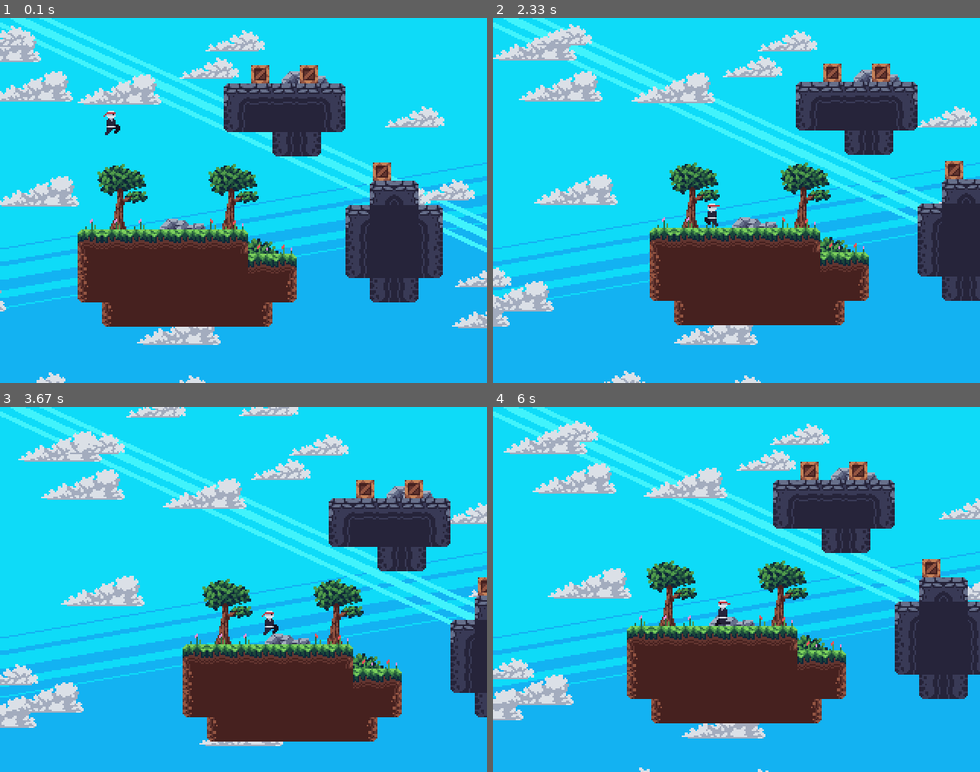
Above: before the commit, frames 1-4 (two rows, left to right).
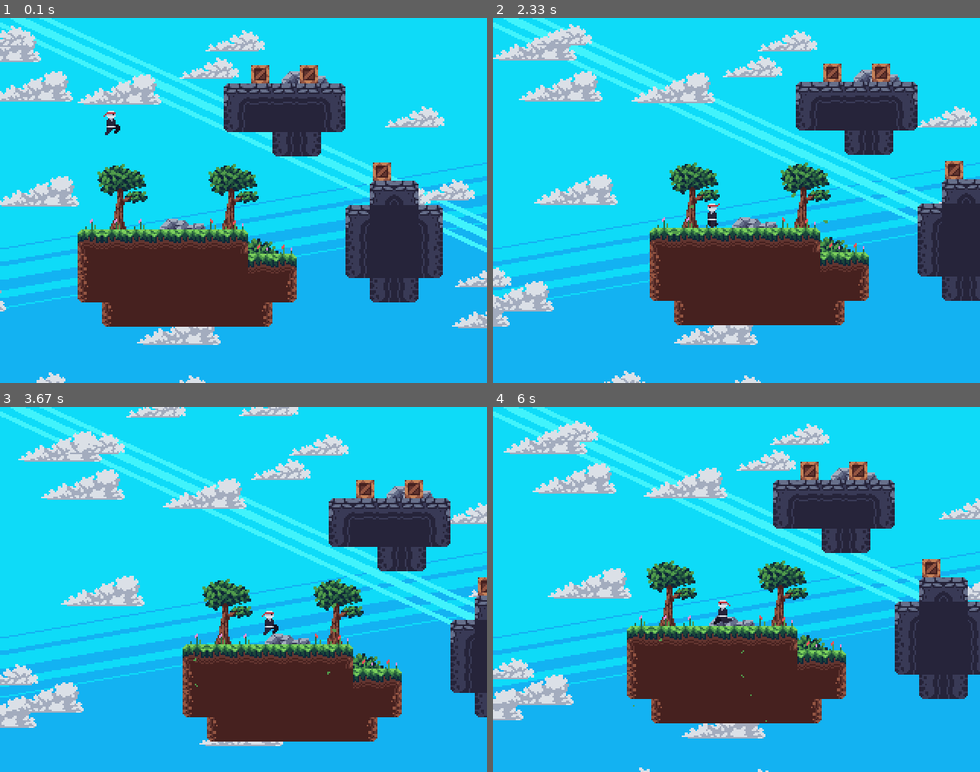
Above: after the commit, the same moments.

Repository: multizloy/python
Game: pygame game, started from pygame_platformer/game.py
Same seed, same stepped clock (60 frames per second), same inputs: the game is played once before the commit and once after it.
Inputs:
- Up to frame 1 (0.1 s): no input
- Up to frame 2 (2.33 s): hold Right 0.33-0.8 s; hold Up 0.83-1.13 s; hold Right 1.17-1.63 s; hold Left 1.67-2.2 s; hold Left from 2.23 s (still down)
- Up to frame 3 (3.67 s): release Left at 2.63 s; hold Up 2.67-3.03 s; hold Right from 3.07 s (still down)
- Up to frame 4 (6 s): release Right at 3.7 s; hold Left 3.73-4.2 s; hold Right 4.23-4.7 s; hold Up 4.73-5.03 s; hold Right 5.07-5.53 s; hold Left from 5.57 s (still down)

The runs differ from the first frame. In frame 1, less than 0.1% of the frame differs, in the area x 22-24%, y 41-43%; in frame 2, less than 0.1%, in the area x 37-69%, y 47-60%; in frame 3, less than 0.1%; in frame 4, less than 0.1%.

Commit message:
jump slide

Diff:
--- a/pygame_platformer/game.py
+++ b/pygame_platformer/game.py
@@ -1,9 +1,10 @@
-import pygame, sys
+import pygame, sys, random, math
 
 from scripts.entities import PhysicsEntity, Player
 from scripts.utils import load_image, load_images, Animation
 from scripts.tilemap import Tilemap
 from scripts.clouds import Clouds, Cloud
+from scripts.particle import Particle
 
 
 class Game:
@@ -27,11 +28,12 @@
             "background": load_image("background.png"),
             "clouds": load_images("clouds"),
             "player/idle": Animation(load_images("entities/player/idle"), img_dur=6),
-            "player/run": Animation(load_images("entities/player/run"), img_dur=4),
-            "player/jump": Animation(load_images("entities/player/jump"), img_dur=5),
-            "player/slide": Animation(load_images("entities/player/slide"), img_dur=5),
-            "player/wall_slide": Animation(
-                load_images("entities/player/wall_slide"), img_dur=5
+            "player/run": Animation(load_images("entities/player/run")),
+            "player/jump": Animation(load_images("entities/player/jump")),
+            "player/slide": Animation(load_images("entities/player/slide")),
+            "player/wall_slide": Animation(load_images("entities/player/wall_slide")),
+            "particle/leaf": Animation(
+                load_images("particles/leaf"), img_dur=20, loop=False
             ),
         }
 
@@ -42,6 +44,12 @@
         self.tilemap = Tilemap(self, tile_size=16)
         self.tilemap.load("map.json")
 
+        self.leaf_spawners = []
+        for tree in self.tilemap.extract([("large_decor", 2)], keep=True):
+            self.leaf_spawners.append(
+                pygame.Rect(4 + tree["pos"][0], 4 + tree["pos"][1], 23, 13)
+            )
+        self.particles = []
         self.scroll = [0, 0]
 
     def run(self):
@@ -59,6 +67,22 @@
                 - self.scroll[1]
             ) / 30
             render_scroll = (int(self.scroll[0]), int(self.scroll[1]))
+
+            for rect in self.leaf_spawners:
+                if random.random() * 49999 < rect.width * rect.height:
+                    pos = (
+                        rect.x + random.random() * rect.width,
+                        rect.y + random.random() * rect.height,
+                    )
+                    self.particles.append(
+                        Particle(
+                            self,
+                            "leaf",
+                            pos,
+                            velocity=[-0.1, 0.3],
+                            frame=random.randint(0, 20),
+                        )
+                    )
             # выводим облака
             self.clouds.update()
             self.clouds.render(self.display, offset=render_scroll)
@@ -67,6 +91,14 @@
 
             self.player.update(self.tilemap, (self.movement[1] - self.movement[0], 0))
             self.player.render(self.display, offset=render_scroll)
+
+            for particle in self.particles.copy():
+                kill = particle.update()
+                particle.render(self.display, offset=render_scroll)
+                if particle.type == "leaf":
+                    particle.pos[0] += math.sin(particle.animation.frame * 0.035) * 0.3
+                if kill:
+                    self.particles.remove(particle)
 
             for event in pygame.event.get():
                 if event.type == pygame.QUIT:
@@ -78,7 +110,7 @@
                     if event.key == pygame.K_RIGHT:
                         self.movement[1] = True
                     if event.key == pygame.K_UP:
-                        self.player.velocity[1] = -3
+                        self.player.jump()
                 if event.type == pygame.KEYUP:
                     if event.key == pygame.K_LEFT:
                         self.movement[0] = False
--- a/pygame_platformer/scripts/entities.py
+++ b/pygame_platformer/scripts/entities.py
@@ -14,6 +14,8 @@
         self.anim_offset = (-3, -3)
         self.flip = False
         self.set_action("idle")
+
+        self.last_movement = [0, 0]
 
     def rect(self):
         return pygame.Rect(self.pos[0], self.pos[1], self.size[0], self.size[1])
@@ -60,6 +62,9 @@
         if movement[0] < 0:
             self.flip = True
 
+        self.last_movement = movement
+
+
         self.velocity[1] = min(5, self.velocity[1] + 0.1)
 
         if self.collisions["down"] or self.collisions["up"]:
@@ -85,19 +90,58 @@
     def __init__(self, game, pos, size):
         super().__init__(game, "player", pos, size)
         self.air_time = 0
+        self.jumps = 1
+        self.wall_slide = False
 
     def update(self, tilemap, movement=(0, 0)):
         super().update(tilemap, movement=movement)
 
         self.air_time += 1
-
         if self.collisions["down"]:
             self.air_time = 0
+            self.jumps = 1
 
-        if self.air_time > 4:
-            self.set_action("jump")
+        self.wall_slide = False
+        if (self.collisions["right"] or self.collisions["left"]) and self.air_time > 4:
+            self.wall_slide = True
+            self.velocity[1] = min(self.velocity[1], 0.5)
+            if self.collisions["right"]:
+                self.flip = False
+            else:
+                self.flip = True
+            self.set_action("wall_slide")
 
-        elif movement[0] != 0:
-            self.set_action("run")
+        if not self.wall_slide:
+            if self.air_time > 4:
+                self.set_action("jump")
+
+            elif movement[0] != 0:
+                self.set_action("run")
+            else:
+                self.set_action("idle")
+
+        if self.velocity[0]  > 0:
+            self.velocity[0] = max(self.velocity[0] - 0.1, 0)
         else:
-            self.set_action("idle")
+            self.velocity[0] = min(self.velocity[0] + 0.1, 0)
+
+    def jump(self):
+        if self.wall_slide:
+            if self.flip and self.last_movement[0] < 0:
+                self.velocity[0] = 3.5
+                self.velocity[1] = -2.5
+                self.air_time = 5
+                self.jumps = max(0, self.jumps - 1)
+                return True
+            if self.flip and self.last_movement[0] > 0:
+                self.velocity[0] = -3.5
+                self.velocity[1] = -2.5
+                self.air_time = 5
+                self.jumps = max(0, self.jumps - 1)
+                return True
+
+        elif self.jumps:
+            self.velocity[1] = -3
+            self.jumps -= 1
+            self.air_time = 5
+            return True
--- /dev/null
+++ b/pygame_platformer/scripts/particle.py
@@ -0,0 +1,30 @@
+class Particle:
+    def __init__(self, game, p_type, pos, velocity=[0, 0], frame=0):
+        self.game = game
+        self.type = p_type
+        self.pos = list(pos)
+        self.velocity = list(velocity)
+        self.animation = self.game.assets["particle/" + p_type].copy()
+        self.animation.frame = frame
+
+    def update(self):
+        kill = False
+        if self.animation.done:
+            kill = True
+
+        self.pos[0] += self.velocity[0]
+        self.pos[1] += self.velocity[1]
+
+        self.animation.update()
+
+        return kill
+
+    def render(self, surf, offset=(0, 0)):
+        img = self.animation.img()
+        surf.blit(
+            img,
+            (
+                self.pos[0] - offset[0] - img.get_width() // 2,
+                self.pos[1] - offset[1] - img.get_height() // 2,
+            ),
+        )
--- a/pygame_platformer/scripts/tilemap.py
+++ b/pygame_platformer/scripts/tilemap.py
@@ -45,6 +45,24 @@
                 "variant": 1,
                 "pos": (10, 5 + i),
             }
+
+    def extract(self, id_pairs, keep=False):
+        matches = []
+        for tile in self.offgrid_tiles.copy():
+            if (tile["type"], tile["variant"]) in id_pairs:
+                matches.append(tile.copy())
+                if not keep:
+                    self.offgrid_tiles.remove(tile)
+        for loc in self.tilemap:
+            tile = self.tilemap[loc]
+            if (tile["type"], tile["variant"]) in id_pairs:
+                matches.append(tile.copy())
+                matches[-1]["pos"] = matches[-1]["pos"].copy()
+                matches[-1]["pos"][0] *= self.tile_size
+                matches[-1]["pos"][1] *= self.tile_size
+                if not keep:
+                    del self.tilemap[loc]
+        return matches
 
     def tiles_around(self, pos):
         tiles = []
